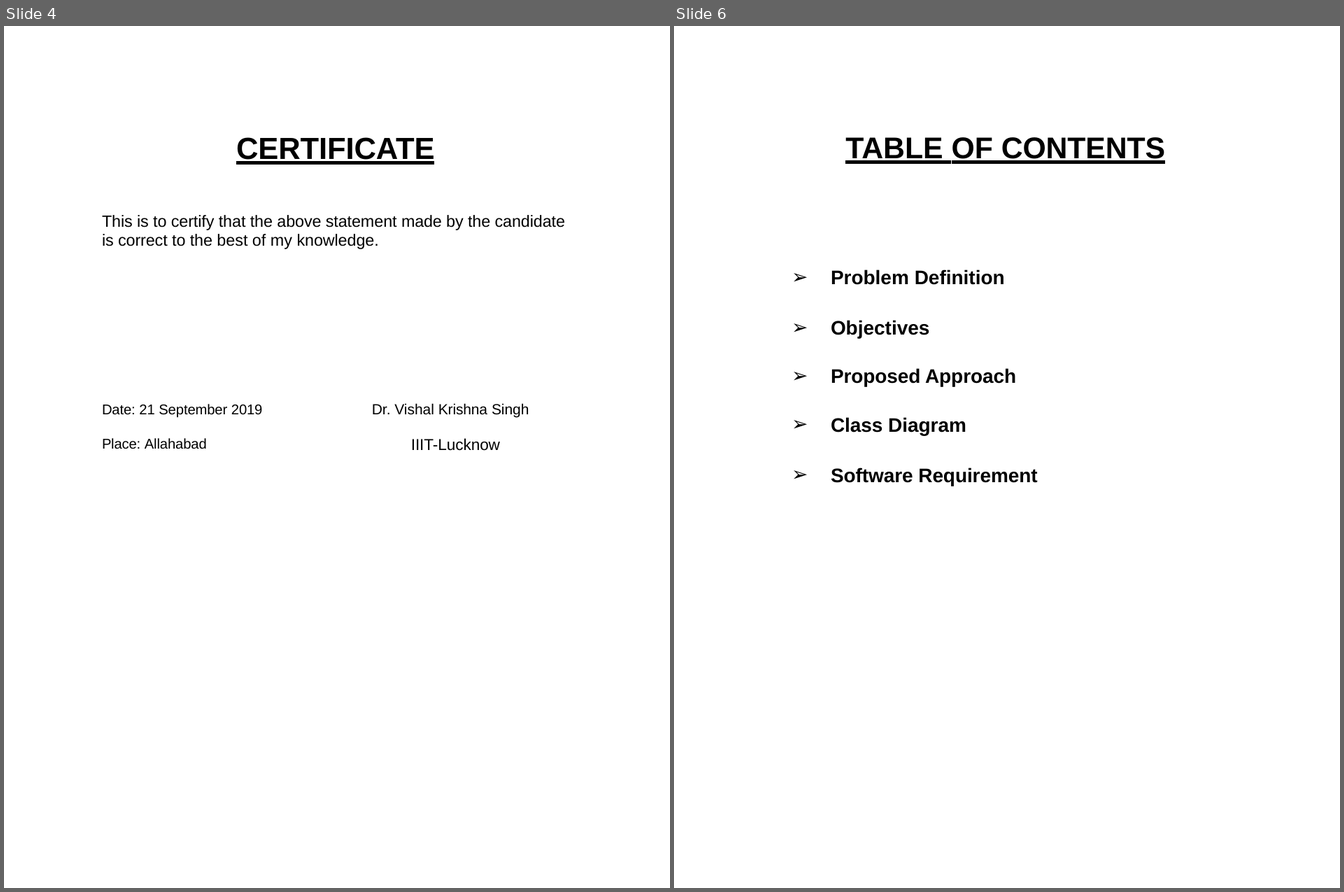
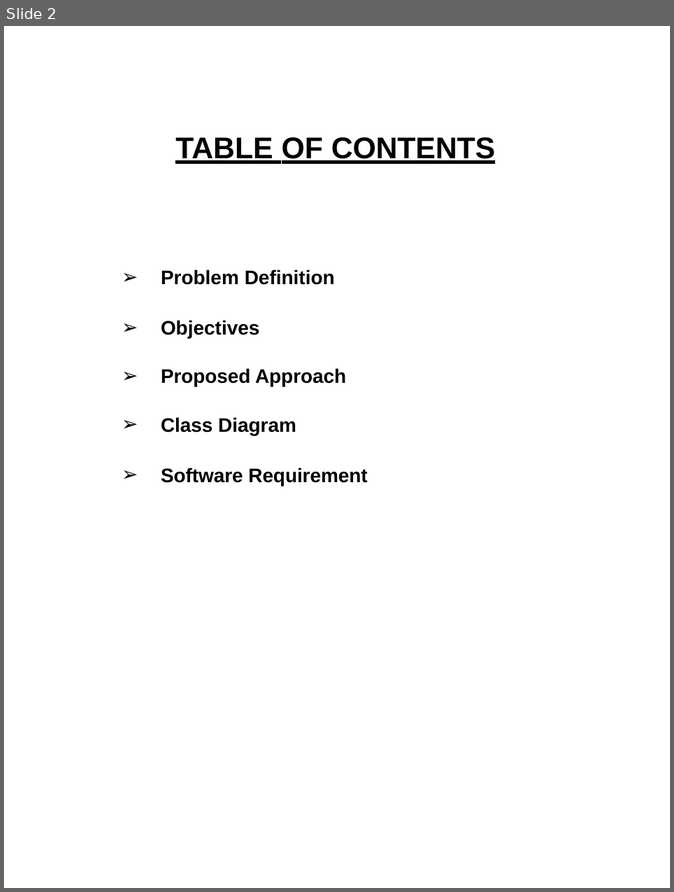
Before and after one commit to rajutkarshgupt/tinceptor_public, a slide deck: Mid_Presentation.pptx. Shown side by side, each under a label of ours: slides 4 and 6 before the commit, slide 2 after it; the slides between them are not shown. The pictures are 1344x892 and 674x892 pixels, drawn with LibreOffice and Linux fonts; fonts in the diff are those of the drawing. Boxes give left, top, right and bottom in pixels: in the first picture for what was removed or moved away, otherwise in the second. Text is boxed around its words. In the diff, an @@ line names an element or a change of style, - is before the commit and + after.

```diff
--- a/Mid_Presentation.pptx
+++ b/Mid_Presentation.pptx
@@ slide 4 removed at box(4, 26, 670, 888), background #FFFFFF @@
@@ title removed at box(236, 137, 434, 165) @@
-CERTIFICATE
@@ text removed at box(102, 215, 565, 249) @@
-This is to certify that the above statement made by the candidate is correct to the best of my knowledge.
@@ text removed at box(372, 403, 529, 418) @@
-Dr. Vishal Krishna Singh
@@ text removed at box(102, 404, 263, 418) @@
-Date: 21 September 2019
@@ text removed at box(102, 438, 207, 450) @@
-Place: Allahabad
@@ text removed at box(411, 438, 500, 451) @@
-IIIT-Lucknow
@@ what was slide 6 is now slide 2 @@
```
Also in this commit, not shown: 1 slide changed, 5 other slides removed.
